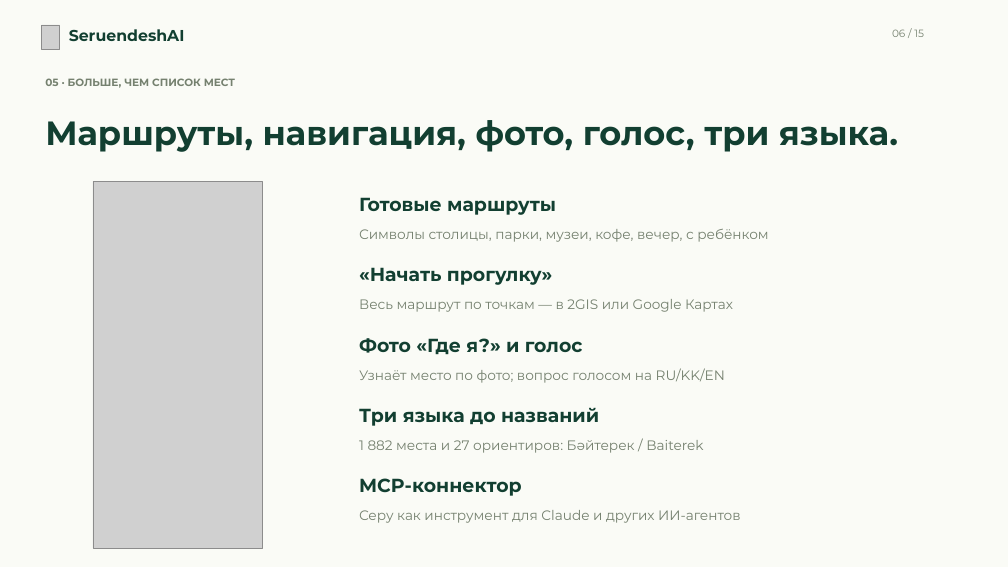
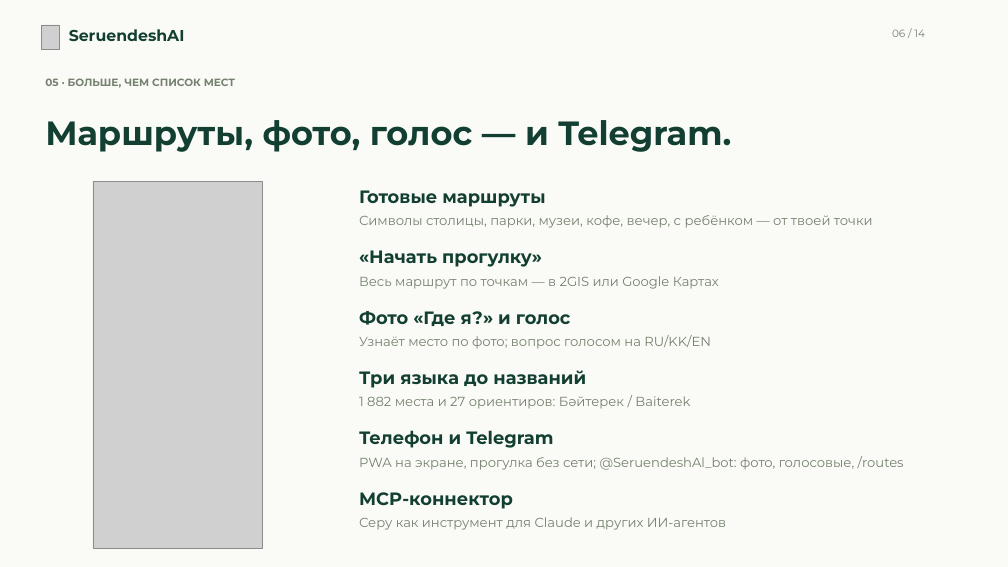
Before and after one commit to Abegerov4/SeruendeshAI, a slide deck: slide 6 of docs/presentation/SeruendeshAI-presentation.pptx. Drawn at 1008x567 pixels with LibreOffice and Linux fonts; fonts in the diff are those of the drawing; grey boxes stand for pictures. Boxes give left, top, right and bottom in pixels: in the first picture for what was removed or moved away, otherwise in the second. Text is boxed around its words. In the diff, an @@ line names an element or a change of style, - is before the commit and + after.

```diff
--- a/docs/presentation/SeruendeshAI-presentation.pptx
+++ b/docs/presentation/SeruendeshAI-presentation.pptx
@@ text at (892,29,925,37): text changed @@
-06 / 15
+06 / 14
@@ text at (45,120,731,152): text changed @@
-Маршруты, навигация, фото, голос, три языка.
+Маршруты, фото, голос — и Telegram.
@@ text "Готовые маршруты": place and size @@
-text "Готовые маршруты" at (359,197,556,215)
+text "Готовые маршруты" at (359,190,545,207)
@@ text at (359,215,873,228): text changed; size 13 to 12.5 pt @@
-Символы столицы, парки, музеи, кофе, вечер, с ребёнком
+Символы столицы, парки, музеи, кофе, вечер, с ребёнком — от твоей точки
@@ text "«Начать прогулку»": place and size @@
-text "«Начать прогулку»" at (359,267,553,285)
+text "«Начать прогулку»" at (359,250,542,267)
@@ text "Весь маршрут по точкам — ...": place and size @@
-text "Весь маршрут по точкам — ..." at (359,299,733,312)
+text "Весь маршрут по точкам — ..." at (359,276,719,289)
@@ text "Фото «Где я?» и голос": place and size @@
-text "Фото «Где я?» и голос" at (359,338,583,355)
+text "Фото «Где я?» и голос" at (359,311,571,326)
@@ text "Узнаёт место по фото; вопрос ...": place and size @@
-text "Узнаёт место по фото; вопрос ..." at (359,368,725,383)
+text "Узнаёт место по фото; вопрос ..." at (359,335,711,349)
@@ text "Три языка до названий": place and size @@
-text "Три языка до названий" at (359,407,599,426)
+text "Три языка до названий" at (359,370,586,388)
@@ text "1 882 места и 27 ...": place and size @@
-text "1 882 места и 27 ..." at (359,440,703,453)
+text "1 882 места и 27 ..." at (359,396,690,409)
@@ text added at (359,430,553,448), 17 pt, text #123F31, bold @@
+Телефон и Telegram
@@ text added at (359,456,904,470), 12.5 pt, text #75816F @@
+PWA на экране, прогулка без сети; @SeruendeshAl_bot: фото, голосовые, /routes
@@ size 18 to 17 pt in 5 elements at (359,190,545,207), (359,250,542,267), (359,311,571,326), (359,370,586,388), (359,492,513,509) @@
@@ text "MCP-коннектор": place and size @@
-text "MCP-коннектор" at (359,478,522,496)
+text "MCP-коннектор" at (359,492,513,509)
@@ size 13 to 12.5 pt in 4 elements at (359,276,719,289), (359,335,711,349), (359,396,690,409), (359,517,726,530) @@
@@ text "Серу как инструмент для Claude ...": place and size @@
-text "Серу как инструмент для Claude ..." at (359,510,740,523)
+text "Серу как инструмент для Claude ..." at (359,517,726,530)
```
Also in this commit, not shown: 12 other slides changed, 1 slide added, 2 slides removed, 8 other files.
